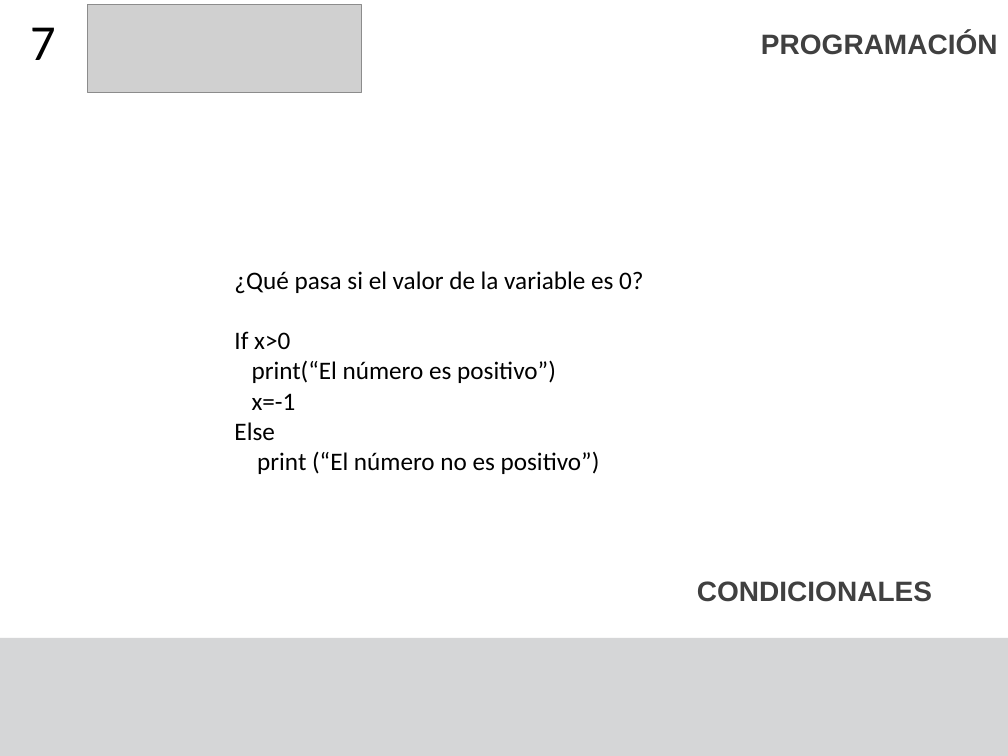
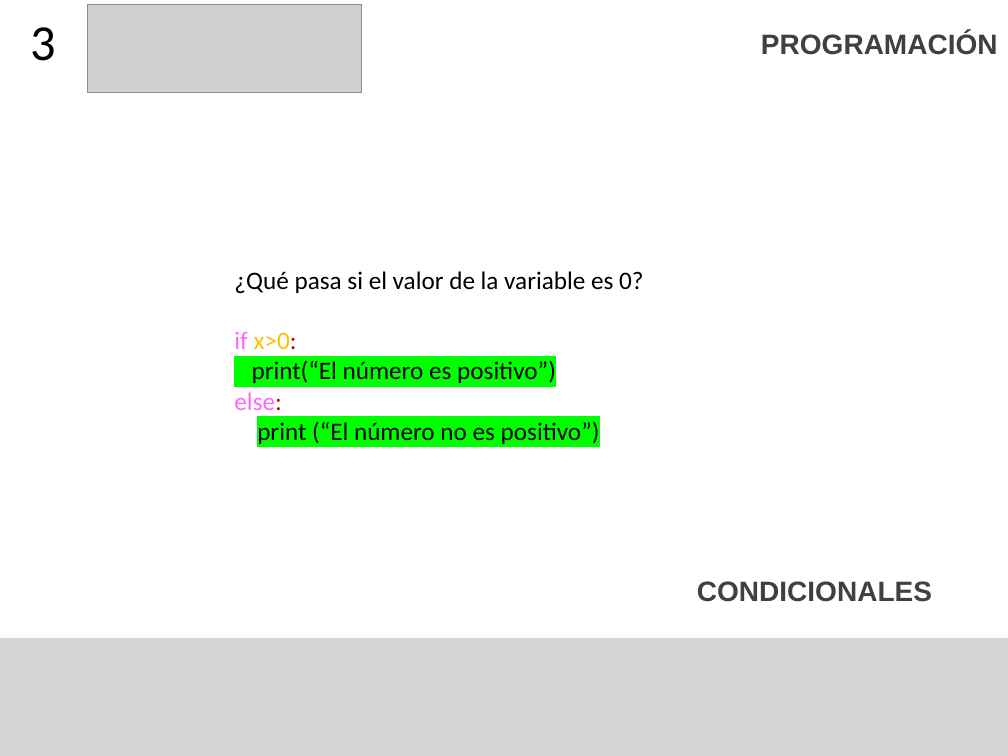
Before and after one commit to F4bian1012/Intro_Programacion, a slide deck: slide 3 of Sesion_4/Condicionales y ciclos.pptx (slide 8 before the commit). Drawn at 1008x756 pixels with LibreOffice and Linux fonts; fonts in the diff are those of the drawing; grey boxes stand for pictures. Boxes give left, top, right and bottom in pixels: in the first picture for what was removed or moved away, otherwise in the second. Text is boxed around its words. In the diff, an @@ line names an element or a change of style, - is before the commit and + after.

```diff
--- a/Sesion_4/Condicionales y ciclos.pptx
+++ b/Sesion_4/Condicionales y ciclos.pptx
@@ title at (30, 27, 56, 61): text changed @@
-7
+3
@@ text at (234, 332, 297, 349): text changed; text colour #000000 to #FFC000 @@
-If x>0
+if x>0:
@@ text at (252, 360, 600, 444): highlight none to #00FF00 in "print(“El número es positivo”)", "print (“El número no es positivo”)" @@
@@ text at (234, 392, 281, 410): text changed; text colour #000000 to #FF66FF @@
-x=-1
-Else
+else:
```
Also in this commit, not shown: 9 other slides changed, 1 slide added, 17 slides removed, 2 other files.
